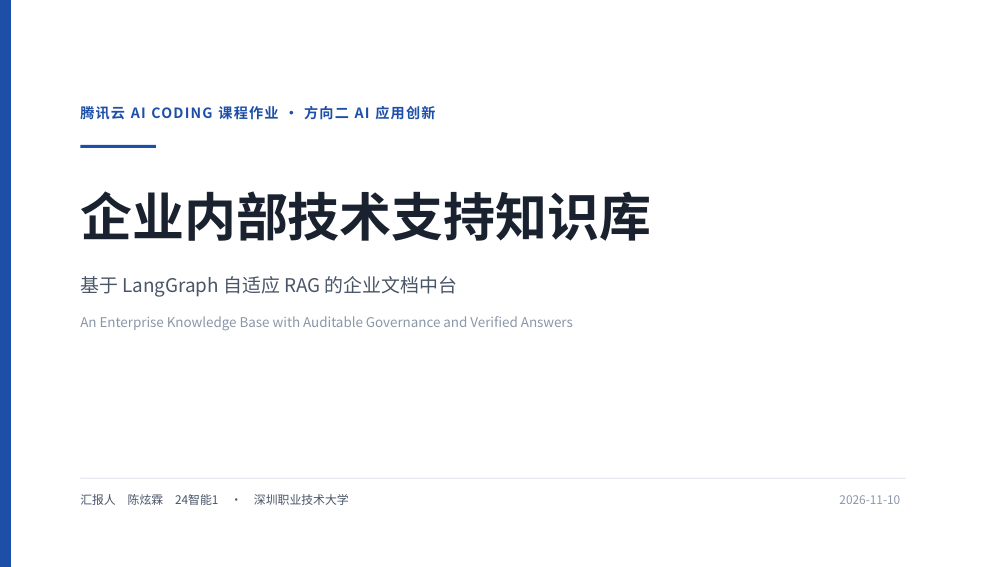
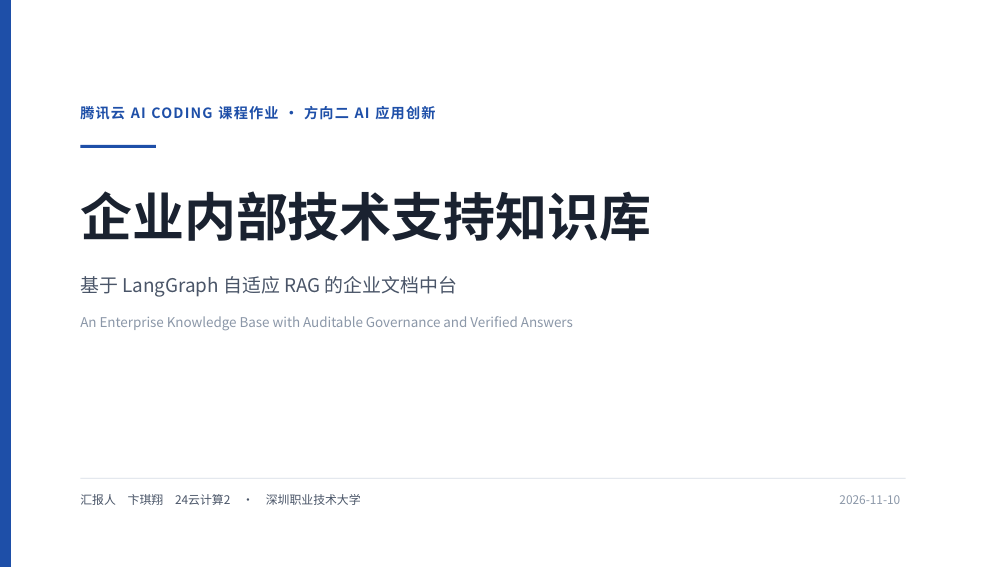
Before and after one commit to NanMuXPY/rag-kb-platform, a slide deck: slide 1 of docs/汇报PPT/汇报PPT.pptx. Drawn at 1008x567 pixels with LibreOffice and Linux fonts; fonts in the diff are those of the drawing. Boxes give left, top, right and bottom in pixels: in the first picture for what was removed or moved away, otherwise in the second. Text is boxed around its words. In the diff, an @@ line names an element or a change of style, - is before the commit and + after.

Commit message:
docs: 交付材料署名暂改为 卞琪翔 24云计算2（README / PPT 首页与封底 / 两份 Word）

```diff
--- a/docs/汇报PPT/汇报PPT.pptx
+++ b/docs/汇报PPT/汇报PPT.pptx
@@ text at <box>80,494,361,505</box>: text changed @@
-汇报人 陈炫霖 24智能1 · 深圳职业技术大学
+汇报人 卞琪翔 24云计算2 · 深圳职业技术大学
```
Also in this commit, not shown: 1 other slide changed, 3 other files.
